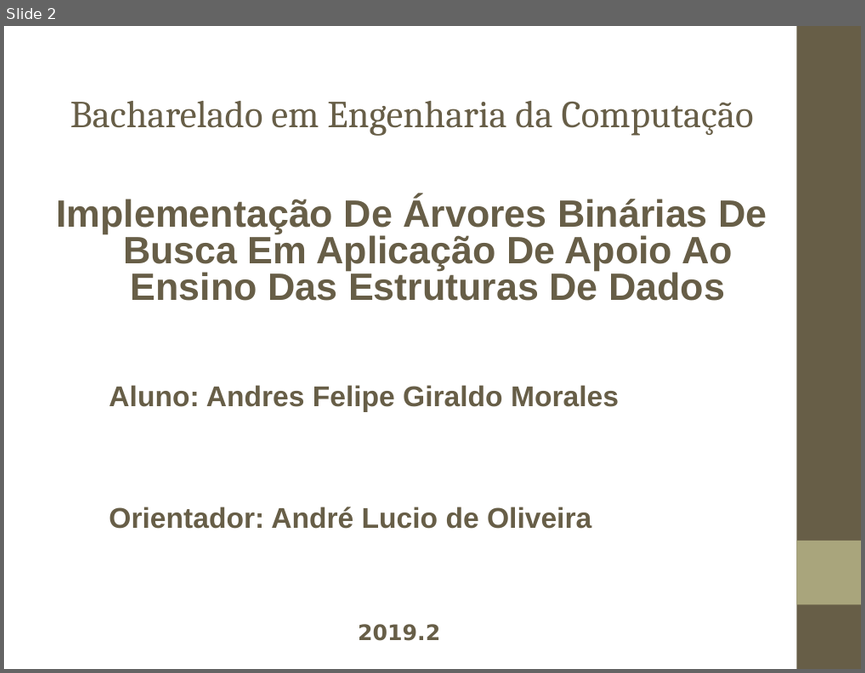
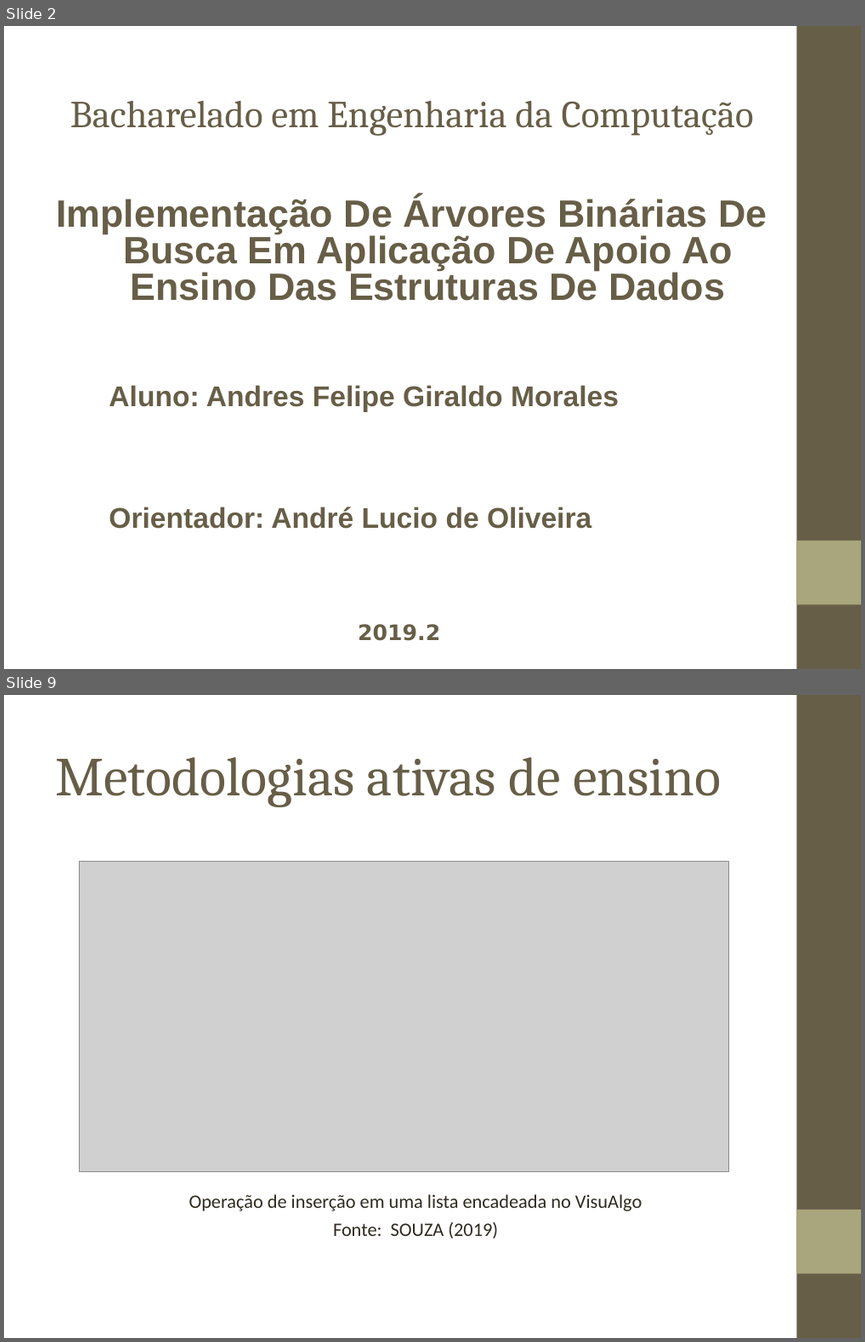
Before and after one commit to andresklr/monografia1902, a slide deck: Texto/Apresentação/Monografia 1902.ppt. Shown one above the other, each under a label of ours: slide 2 before the commit, slides 2 and 9 after it; the slides between them are not shown. The pictures are 865x673 and 865x1342 pixels, drawn with LibreOffice and Linux fonts; fonts in the diff are those of the drawing; grey boxes stand for pictures; background and template pictures are left out. Boxes give left, top, right and bottom in pixels: in the first picture for what was removed or moved away, otherwise in the second. Text is boxed around its words. In the diff, an @@ line names an element or a change of style, - is before the commit and + after.

```diff
--- a/Texto/Apresentação/Monografia 1902.ppt
+++ b/Texto/Apresentação/Monografia 1902.ppt
@@ slide 9 added at (4,695,861,1338), background picture (left out); not listed: 2 template elements that a slide beside it also shows @@
@@ title added at (55,757,721,807), 46 pt, text #675E47 @@
+Metodologias ativas de ensino
@@ picture added at (80,862,729,1171) @@
@@ text added at (189,1194,642,1238), 16 pt, text #2F2B20 @@
+Operação de inserção em uma lista encadeada no VisuAlgo
+Fonte: SOUZA (2019)
```
Also in this commit, not shown: 1 slide changed, 8 other slides added, 8 slides removed, 3 other files.
